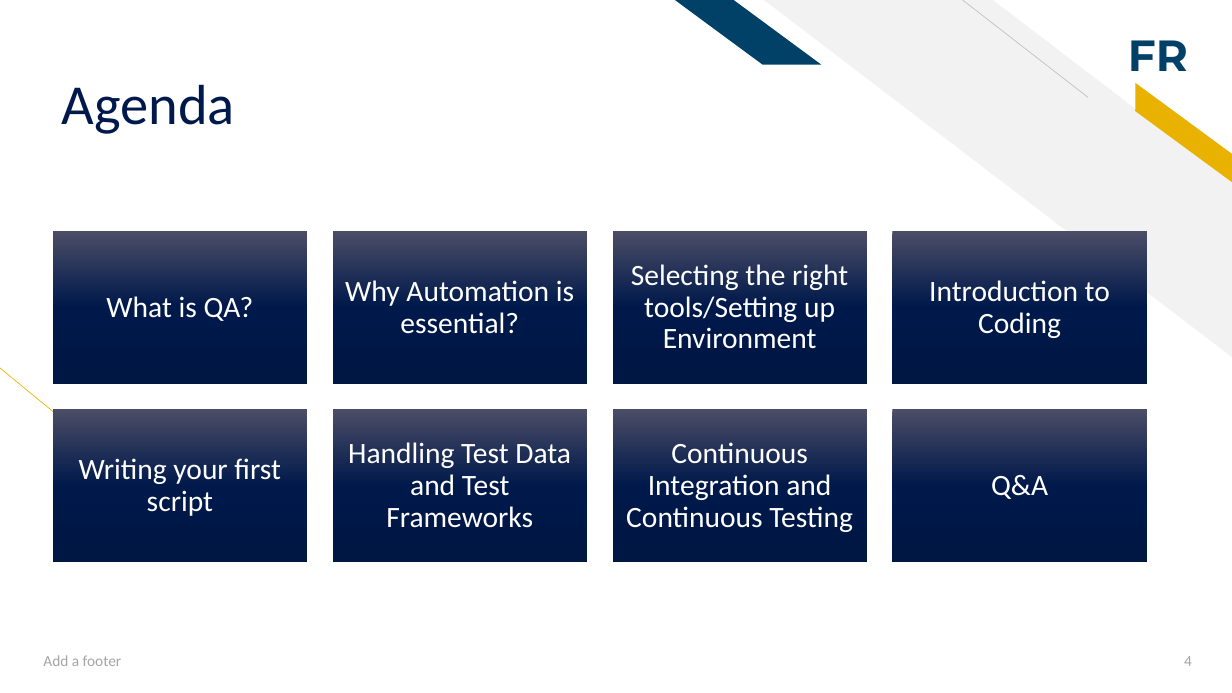
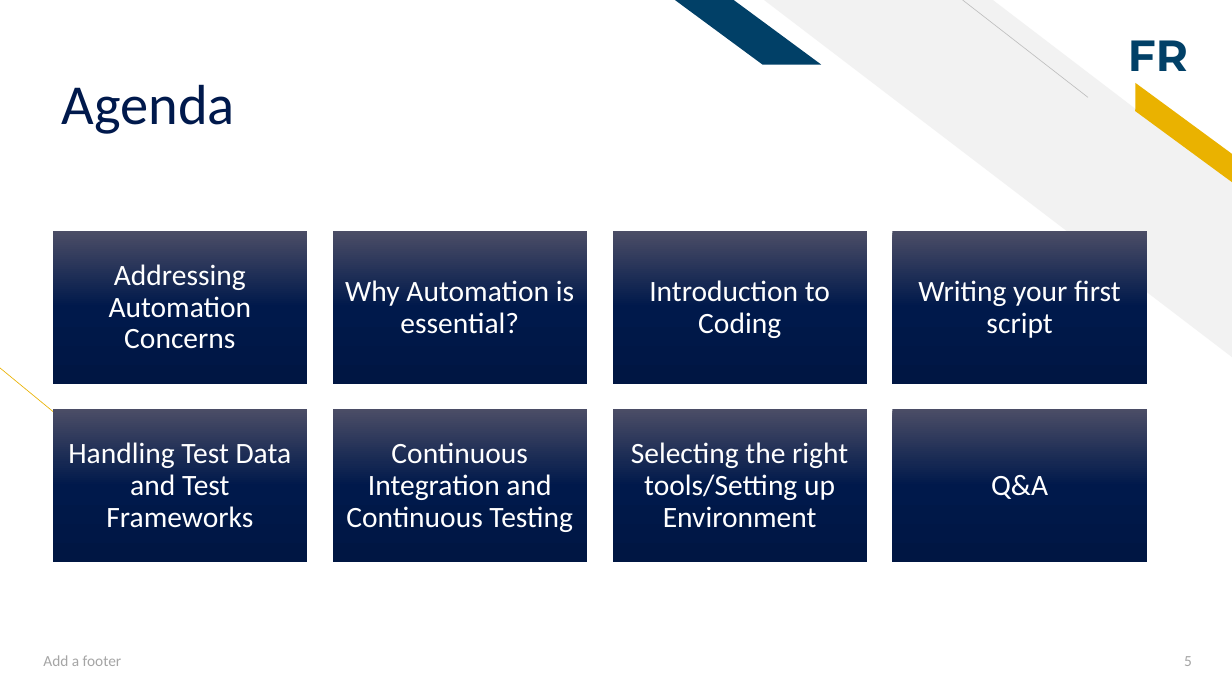
Before and after one commit to ivymorenomt/TestConferenceGuild, a slide deck: slide 5 of docs/From Manual to Automation.pptx (slide 4 before the commit). Drawn at 1232x693 pixels with LibreOffice and Linux fonts; fonts in the diff are those of the drawing. Boxes give left, top, right and bottom in pixels: in the first picture for what was removed or moved away, otherwise in the second. Text is boxed around its words. In the diff, an @@ line names an element or a change of style, - is before the commit and + after.

```diff
--- a/docs/From Manual to Automation.pptx
+++ b/docs/From Manual to Automation.pptx
@@ 3 texts: place and size @@
-3 texts at box(348, 280, 1110, 532)
+3 texts at box(68, 280, 830, 532)
@@ text "Writing your first script": place and size @@
-text "Writing your first script" at box(79, 458, 281, 516)
+text "Writing your first script" at box(918, 280, 1121, 338)
@@ text at box(109, 264, 252, 349): text changed @@
-What is QA?
+Addressing Automation Concerns
@@ text "Selecting the right tools/Setting up ...": place and size @@
-text "Selecting the right tools/Setting up ..." at box(631, 264, 848, 349)
+text "Selecting the right tools/Setting up ..." at box(631, 442, 848, 528)
@@ page number at box(1184, 656, 1192, 666): text changed @@
-4
+5
```
Also in this commit, not shown: 14 other slides changed, 10 slides added, 2 slides removed, 4 other files.
